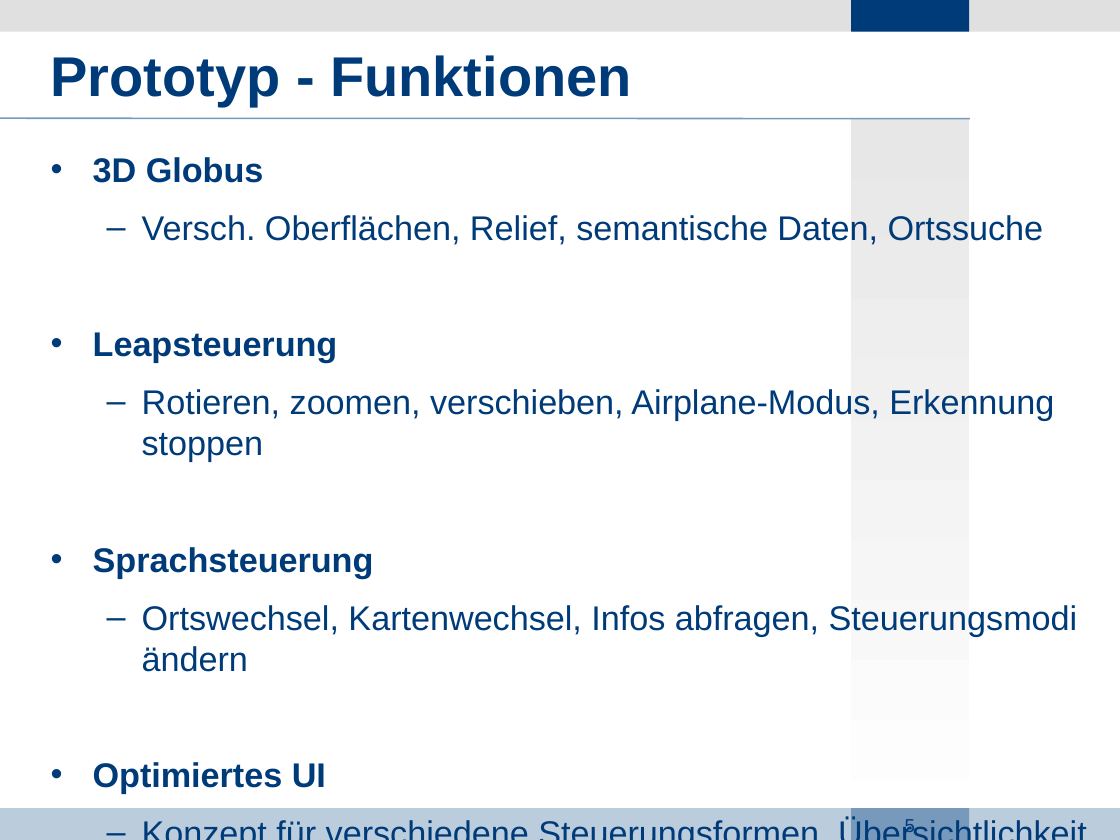
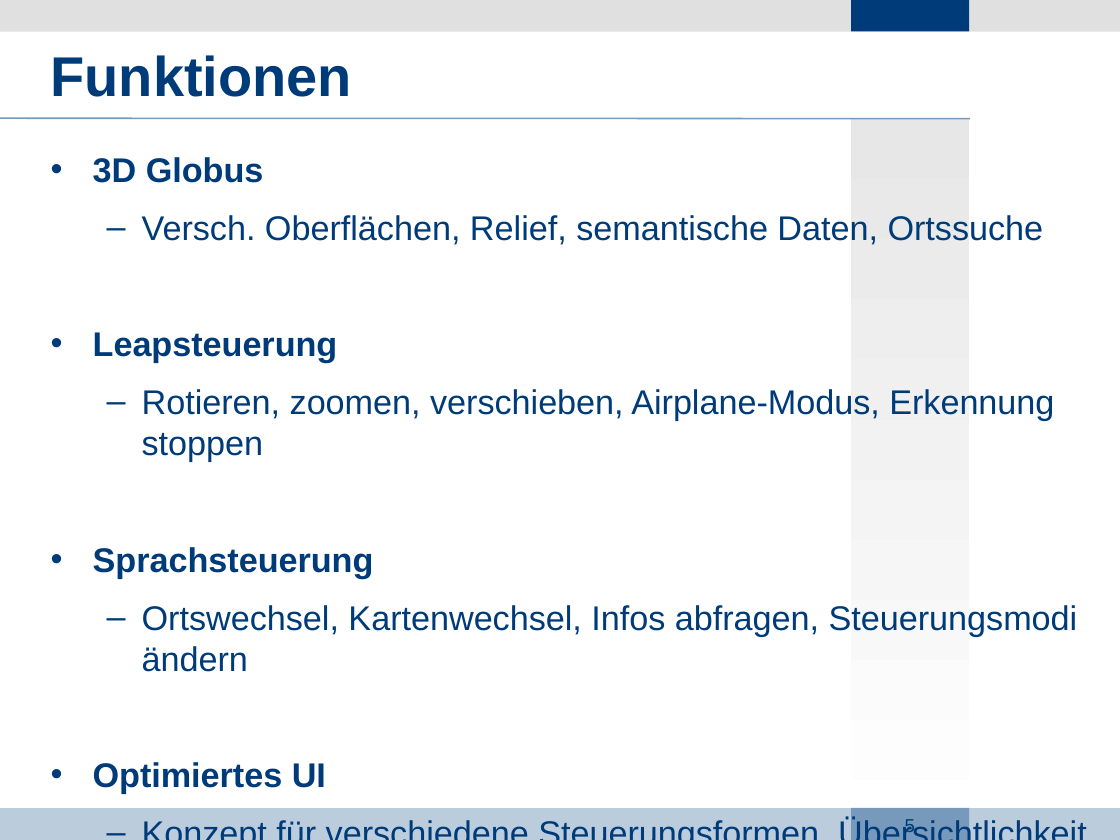
Before and after one commit to haus11/dm3, a slide deck: slide 5 of Presentation/Präsi-GetTogether.odp. Drawn at 1120x840 pixels with LibreOffice and Linux fonts; fonts in the diff are those of the drawing; background and template pictures are left out. Boxes give left, top, right and bottom in pixels: in the first picture for what was removed or moved away, otherwise in the second. Text is boxed around its words. In the diff, an @@ line names an element or a change of style, - is before the commit and + after.

```diff
--- a/Presentation/Präsi-GetTogether.odp
+++ b/Presentation/Präsi-GetTogether.odp
@@ title at (51,55,352,97): text changed @@
-Prototyp - Funktionen
+Funktionen
```
Also in this commit, not shown: 1 other slide changed.
